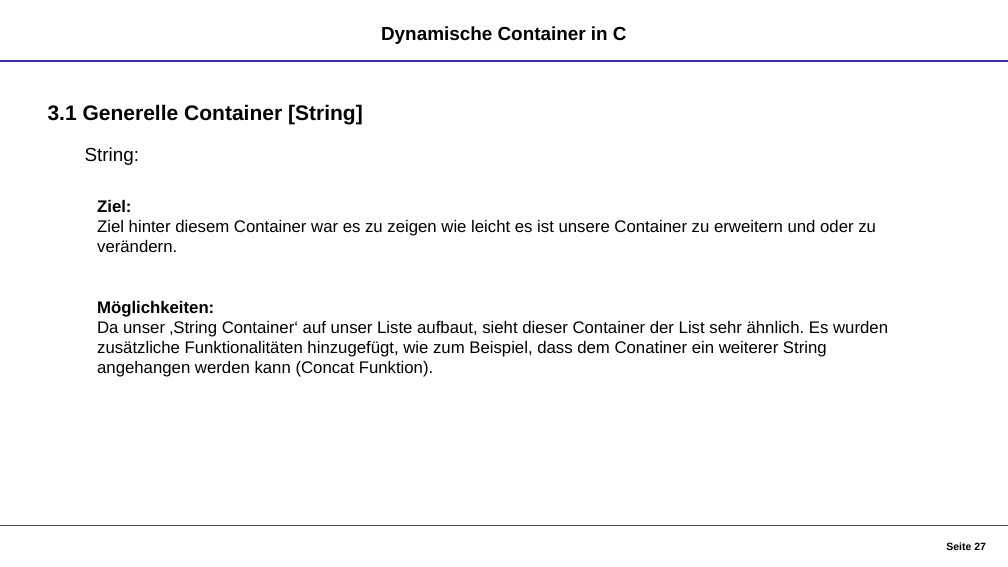
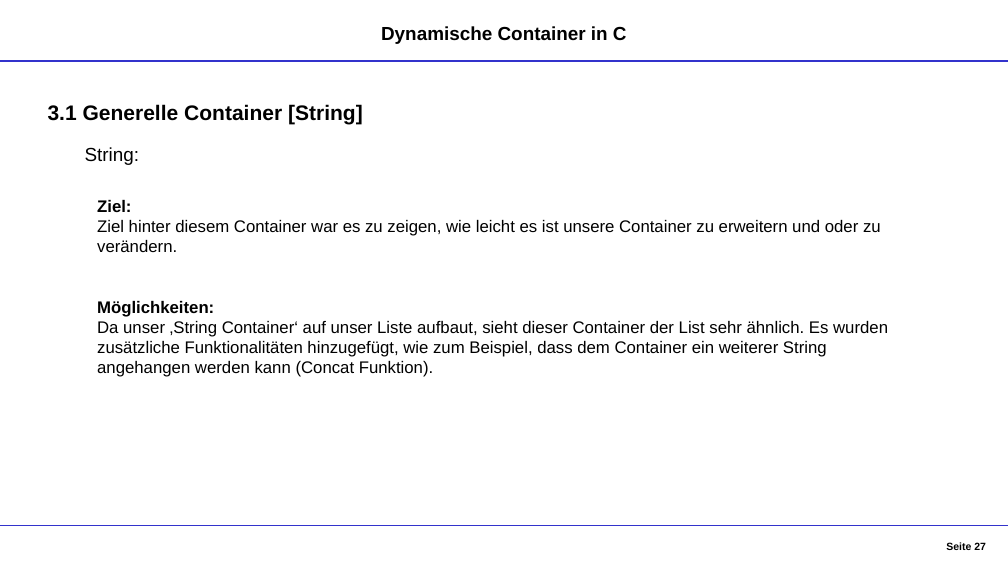
Before and after one commit to DennisGoss99/InPr_DynamicCollections, a slide deck: slide 27 of Dokumentation/Container - Präsentation.pptx. Drawn at 1008x567 pixels with LibreOffice and Linux fonts; fonts in the diff are those of the drawing. Boxes give left, top, right and bottom in pixels: in the first picture for what was removed or moved away, otherwise in the second. Text is boxed around its words. In the diff, an @@ line names an element or a change of style, - is before the commit and + after.

```diff
--- a/Dokumentation/Container - Präsentation.pptx
+++ b/Dokumentation/Container - Präsentation.pptx
@@ text at box(97, 220, 881, 252): text changed @@
-Ziel hinter diesem Container war es zu zeigen wie leicht es ist unsere Container zu erweitern und oder zu verändern.
+Ziel hinter diesem Container war es zu zeigen, wie leicht es ist unsere Container zu erweitern und oder zu verändern.
@@ text at box(97, 321, 888, 377): text changed @@
-Da unser ‚String Container‘ auf unser Liste aufbaut, sieht dieser Container der List sehr ähnlich. Es wurden zusätzliche Funktionalitäten hinzugefügt, wie zum Beispiel, dass dem Conatiner ein weiterer String angehangen werden kann (Concat Funktion).
+Da unser ‚String Container‘ auf unser Liste aufbaut, sieht dieser Container der List sehr ähnlich. Es wurden zusätzliche Funktionalitäten hinzugefügt, wie zum Beispiel, dass dem Container ein weiterer String angehangen werden kann (Concat Funktion).
```
Also in this commit, not shown: 9 other slides changed.
